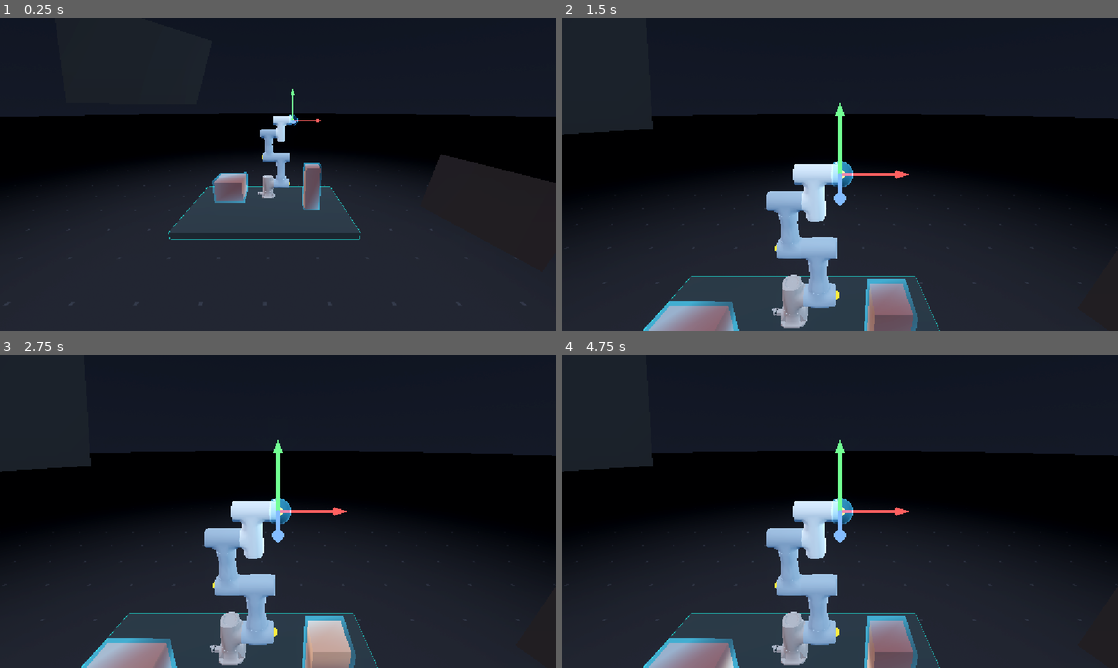
Above: before the commit, frames 1-4 (two rows, left to right).
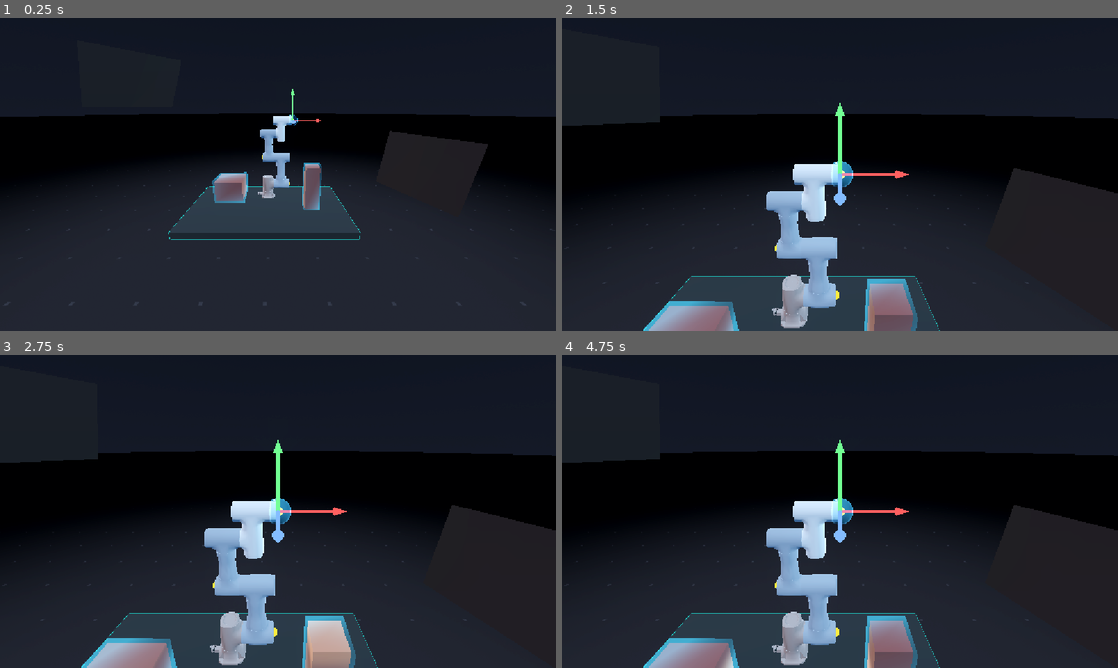
Above: after the commit, the same moments.

Repository: hupikus/dobot-cr3-rebase
Game: Godot game, scene res://main.tscn
Same seed, same stepped clock (60 frames per second), same inputs: the game is played once before the commit and once after it.
Inputs (mouse positions are in pixels of both pictures, inside the frame that each line leads up to):
- Up to frame 1 (0.25 s): no input
- Up to frame 2 (1.5 s): tap Enter at 0.5 s; move the mouse to (962, 158) at 0.52 s; tap F at 0.6 s; click (962, 158) at 0.67 s; tap Space at 1.25 s; drag from (728, 190) to (812, 237) at 1.27 s
- Up to frame 3 (2.75 s): move the mouse to (333, 442) at 2.02 s; tap F at 2.1 s; click (333, 442) at 2.17 s
- Up to frame 4 (4.75 s): drag from (812, 574) to (673, 464) at 2.77 s; tap Enter at 3.5 s; move the mouse to (1006, 558) at 3.52 s; tap F at 3.6 s; click (1006, 558) at 3.67 s; tap Space at 4.25 s; drag from (673, 464) to (756, 433) at 4.27 s

The runs differ from the first frame. In frame 1, 2.4% of the frame differs, in the area x 68-100%, y 36-77%; in frame 2, 2.1%; in frame 3, 2.1%; in frame 4, 2.1%.

Commit message:
Fixed screens positioning

Diff:
--- a/main.tscn
+++ b/main.tscn
@@ -93,7 +93,8 @@
 albedo_color = Color(0.1584723, 0.15847233, 0.1584723, 1)
 
 [sub_resource type="PlaneMesh" id="PlaneMesh_7mycd"]
-size = Vector2(0.72, 0.45)
+size = Vector2(0.72, 0.48)
+center_offset = Vector3(0, 0, 0.72)
 
 [node name="ManipulatorStation" type="Node3D" unique_id=1095012181]
 script = ExtResource("1_dg77c")
@@ -194,23 +195,26 @@
 transform = Transform3D(1, 0, 0, 0, 1, 0, 0, 0, 1, 0, 0.74, -0.75)
 
 [node name="Screens" type="Node3D" parent="." unique_id=1941604643]
-transform = Transform3D(0.99999994, 0, 0, 0, 1.0000001, 0, 0, 0, 0.99999964, 0, 0, 0)
+transform = Transform3D(0.99999994, 0, 0, 0, 1.0000001, 0, 0, 0, 0.99999964, 0, 1.1598233, -0.4087813)
 
 [node name="Screen" type="Node3D" parent="Screens" unique_id=1689325039]
-transform = Transform3D(0.25558183, 0.13918126, -0.9567166, -0.035921827, 0.9902671, 0.13446577, 0.9661198, 0, 0.25809386, 0, 0, 0)
+transform = Transform3D(0.30975777, 0, -0.9508157, 0, 1.0000001, 0, 0.95081556, 0, 0.30975774, 0, 0, 0)
 script = ExtResource("14_w48qg")
 
-[node name="Frame" type="MeshInstance3D" parent="Screens/Screen" unique_id=836317613]
-transform = Transform3D(1.3925574, 0, 0, 0, -6.087062e-08, -1.3925577, 0, 1.3925575, -6.087062e-08, -3.8380072e-08, 1, -1.8780336)
+[node name="SubRotation" type="Node3D" parent="Screens/Screen" unique_id=744538804]
+transform = Transform3D(1, 0, 0, 0, 0.9909832, 0.13398619, 0, -0.13398619, 0.9909832, 0, 0, 0)
+
+[node name="Frame" type="MeshInstance3D" parent="Screens/Screen/SubRotation" unique_id=836317613]
+transform = Transform3D(1.3925575, 0, 0, 0, -6.0870626e-08, -1.3925579, 0, 1.3925576, -6.087064e-08, 0, 1, -1.72)
 material_override = SubResource("screen_mat")
 mesh = SubResource("PlaneMesh_7mycd")
 
-[node name="SubViewport" type="SubViewport" parent="Screens/Screen" unique_id=1751951395]
+[node name="SubViewport" type="SubViewport" parent="Screens/Screen/SubRotation" unique_id=1751951395]
 disable_3d = true
 size = Vector2i(512, 320)
 render_target_update_mode = 4
 
-[node name="UI" type="Control" parent="Screens/Screen/SubViewport" unique_id=1860135398]
+[node name="UI" type="Control" parent="Screens/Screen/SubRotation/SubViewport" unique_id=1860135398]
 layout_mode = 3
 anchors_preset = 15
 anchor_right = 1.0
@@ -219,20 +223,23 @@
 grow_vertical = 2
 
 [node name="Log" type="Node3D" parent="Screens" unique_id=1549799278]
-transform = Transform3D(0.5453078, 0.44110864, 0.7127851, 0, 0.85034007, -0.5262344, -0.8382361, 0.28695977, 0.4636968, 0, 0, 0)
+transform = Transform3D(0.54463905, 0, 0.8386706, 0, 1.0000005, 0, -0.83867073, 0, 0.544639, 0, 0, 0)
 script = ExtResource("14_w48qg")
 
-[node name="Frame" type="MeshInstance3D" parent="Screens/Log" unique_id=1976703221]
-transform = Transform3D(1.3925574, 0, 0, 0, -6.087062e-08, -1.3925577, 0, 1.3925575, -6.087062e-08, -3.8380072e-08, 1, -1.8780336)
+[node name="SubRotation" type="Node3D" parent="Screens/Log" unique_id=436550274]
+transform = Transform3D(1, 0, 0, 0, 0.94561625, -0.3252846, 0, 0.3252846, 0.94561625, 0, 0, 0)
+
+[node name="Frame" type="MeshInstance3D" parent="Screens/Log/SubRotation" unique_id=1976703221]
+transform = Transform3D(1.392557, 0, 0, 0, -0.34866858, -1.3482012, 0, 1.3482012, -0.34866858, 0, 1, -1.72)
 material_override = SubResource("screen_mat")
 mesh = SubResource("PlaneMesh_7mycd")
 
-[node name="SubViewport" type="SubViewport" parent="Screens/Log" unique_id=490119634]
+[node name="SubViewport" type="SubViewport" parent="Screens/Log/SubRotation" unique_id=490119634]
 disable_3d = true
 size = Vector2i(512, 320)
 render_target_update_mode = 4
 
-[node name="UI" type="Control" parent="Screens/Log/SubViewport" unique_id=530088068]
+[node name="UI" type="Control" parent="Screens/Log/SubRotation/SubViewport" unique_id=530088068]
 layout_mode = 3
 anchors_preset = 15
 anchor_right = 1.0
--- a/script/controls/ui_screen.gd
+++ b/script/controls/ui_screen.gd
@@ -2,9 +2,9 @@
 
 @export var screen_size := Vector2(0.72, 0.45)
 
-@onready var subviewport: SubViewport = $SubViewport
-@onready var ui: Control = $SubViewport/UI
-@onready var frame: MeshInstance3D = $Frame
+@onready var subviewport: SubViewport = $"SubRotation/SubViewport"
+@onready var ui: Control = $"SubRotation/SubViewport/UI"
+@onready var frame: MeshInstance3D = $"SubRotation/Frame"
 
 var material := StandardMaterial3D.new()
 
